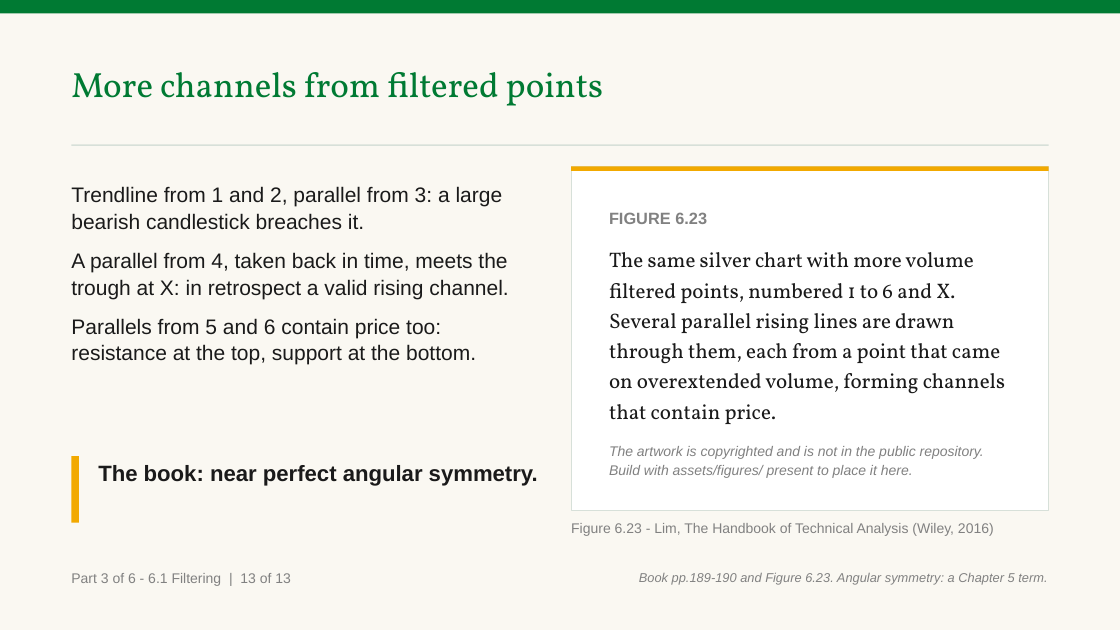
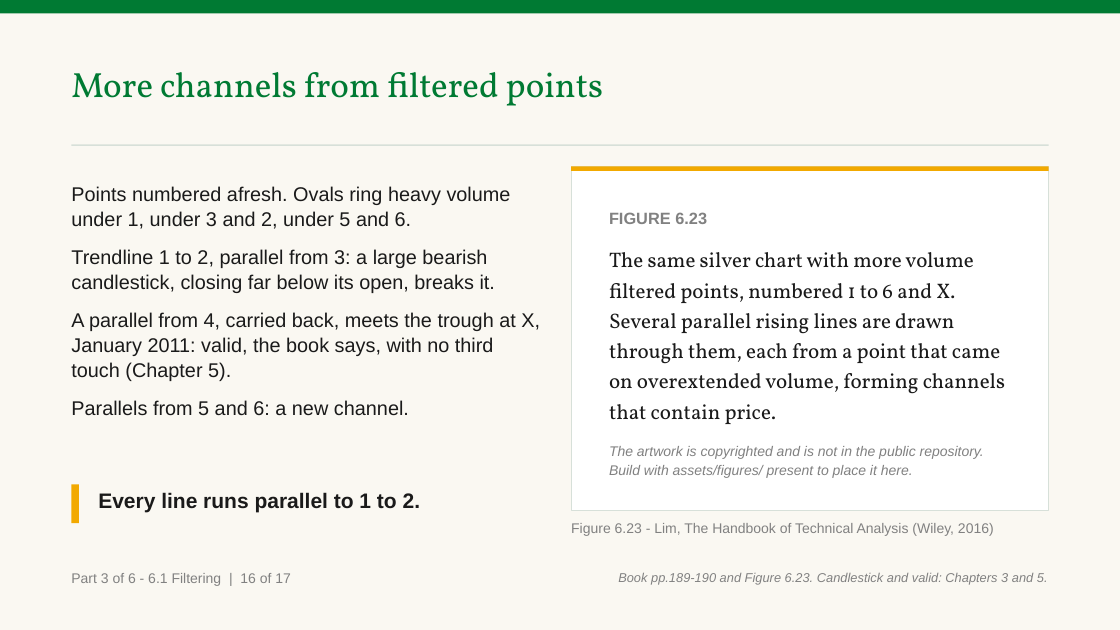
Before and after one commit to benjiesotelo-sudo/Telos_FIN1209, a slide deck: slide 70 of chapter-06/FIN1209-Chapter-06.pptx (slide 67 before the commit). Drawn at 1120x630 pixels with LibreOffice and Linux fonts; fonts in the diff are those of the drawing. Boxes give left, top, right and bottom in pixels: in the first picture for what was removed or moved away, otherwise in the second. Text is boxed around its words. In the diff, an @@ line names an element or a change of style, - is before the commit and + after.

Commit message:
Chapter 6: rebuild both decks from source after rebasing onto batch 1

```diff
--- a/chapter-06/FIN1209-Chapter-06.pptx
+++ b/chapter-06/FIN1209-Chapter-06.pptx
@@ text at (x1=71, y1=186, x2=540, y2=416): text changed; size 18 to 17 pt @@
-Trendline from 1 and 2, parallel from 3: a large bearish candlestick breaches it.
-A parallel from 4, taken back in time, meets the trough at X: in retrospect a valid rising channel.
-Parallels from 5 and 6 contain price too: resistance at the top, support at the bottom.
+Points numbered afresh. Ovals ring heavy volume under 1, under 3 and 2, under 5 and 6.
+Trendline 1 to 2, parallel from 3: a large bearish candlestick, closing far below its open, breaks it.
+A parallel from 4, carried back, meets the trough at X, January 2011: valid, the book says, with no third touch (Chapter 5).
+Parallels from 5 and 6: a new channel.
@@ rectangle resized from (x1=71, y1=456, x2=79, y2=523) to (x1=71, y1=485, x2=79, y2=523) @@
@@ text at (x1=98, y1=492, x2=420, y2=513): text changed; size 19 to 18 pt @@
-The book: near perfect angular symmetry.
+Every line runs parallel to 1 to 2.
@@ text at (x1=71, y1=573, x2=291, y2=586): text changed @@
-Part 3 of 6 - 6.1 Filtering | 13 of 13
+Part 3 of 6 - 6.1 Filtering | 16 of 17
@@ text at (x1=618, y1=573, x2=1048, y2=585): text changed @@
-Book pp.189-190 and Figure 6.23. Angular symmetry: a Chapter 5 term.
+Book pp.189-190 and Figure 6.23. Candlestick and valid: Chapters 3 and 5.
```
Also in this commit, not shown: 12 other slides changed, 4 slides added, 1 other file.
